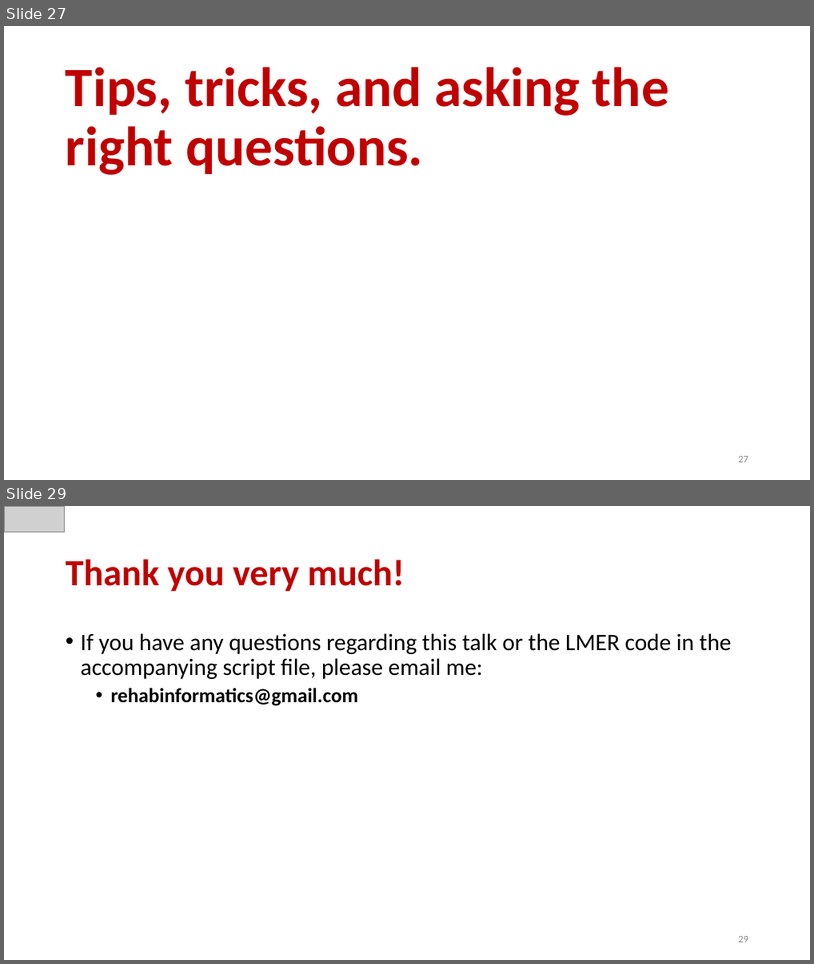
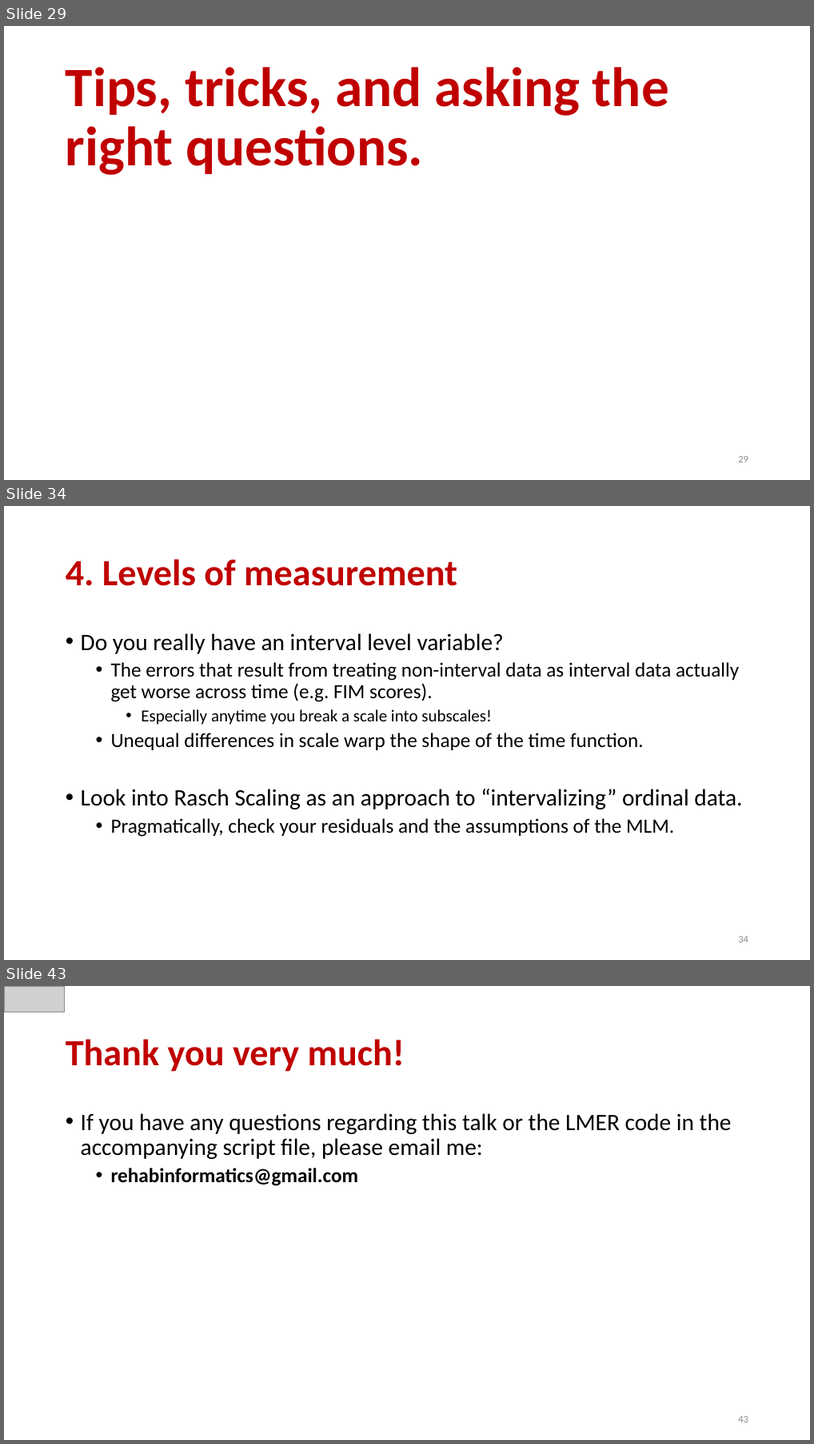
Before and after one commit to keithlohse/LMER_Clinical_Science, a slide deck: lohse ACRM 2017 workshop.pptx. Shown one above the other, each under a label of ours: slides 27 and 29 before the commit, slides 29, 34 and 43 after it; the slides between them are not shown. The pictures are 814x964 and 814x1444 pixels, drawn with LibreOffice and Linux fonts; fonts in the diff are those of the drawing; grey boxes stand for pictures. Boxes give left, top, right and bottom in pixels: in the first picture for what was removed or moved away, otherwise in the second. Text is boxed around its words. In the diff, an @@ line names an element or a change of style, - is before the commit and + after.

```diff
--- a/lohse ACRM 2017 workshop.pptx
+++ b/lohse ACRM 2017 workshop.pptx
@@ slide 34 added at (4,506,810,960), background #FFFFFF @@
@@ title added at (66,559,458,586), 44 pt, text #C00000, bold @@
+4. Levels of measurement
@@ text added at (81,633,742,836), 24 pt, text #000000 @@
+• Do you really have an interval level variable?
+  • The errors that result from treating non-interval data as interval data actually get worse across time (e.g. FIM scores).
+    • Especially anytime you break a scale into subscales!
+  • Unequal differences in scale warp the shape of the time function.
+• Look into Rasch Scaling as an approach to “intervalizing” ordinal data.
+  • Pragmatically, check your residuals and the assumptions of the MLM.
@@ page number added at (738,936,749,942), 12 pt, text #8C8C8C @@
+34
@@ what was slide 27 is now slide 29 @@
@@ page number at (738,456,749,462): text changed @@
-27
+29
@@ what was slide 29 is now slide 43 @@
@@ page number at (738,1416,749,1422): text changed @@
-29
+43
```
Also in this commit, not shown: 14 other slides added, 1 slide removed, 3 other files.
